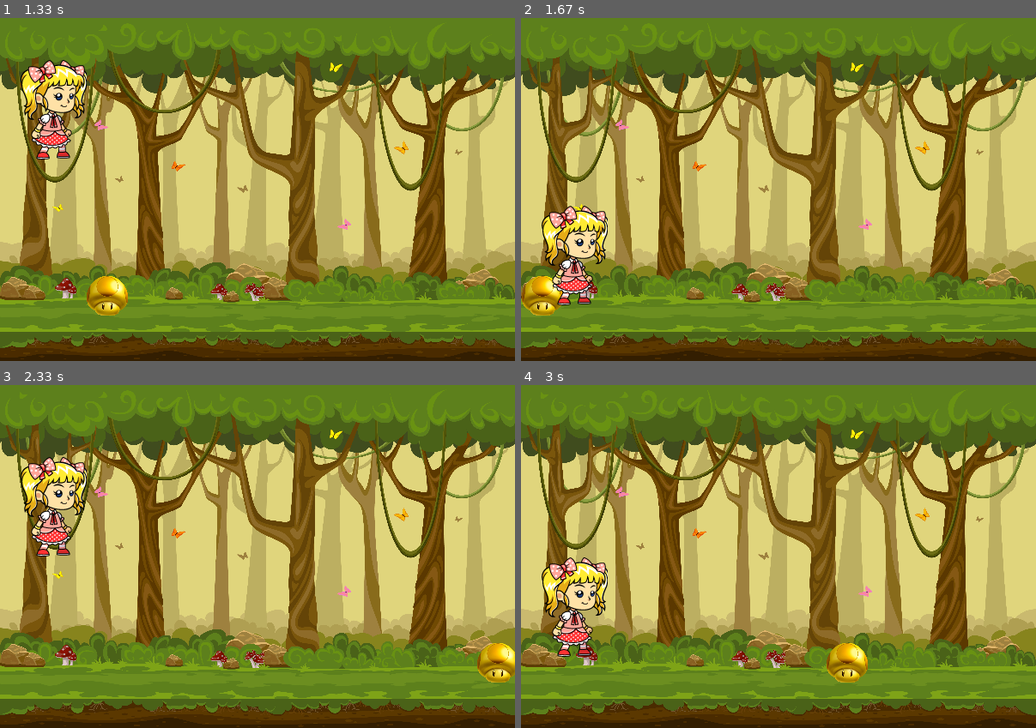
Above: before the commit, frames 1-4 (two rows, left to right).
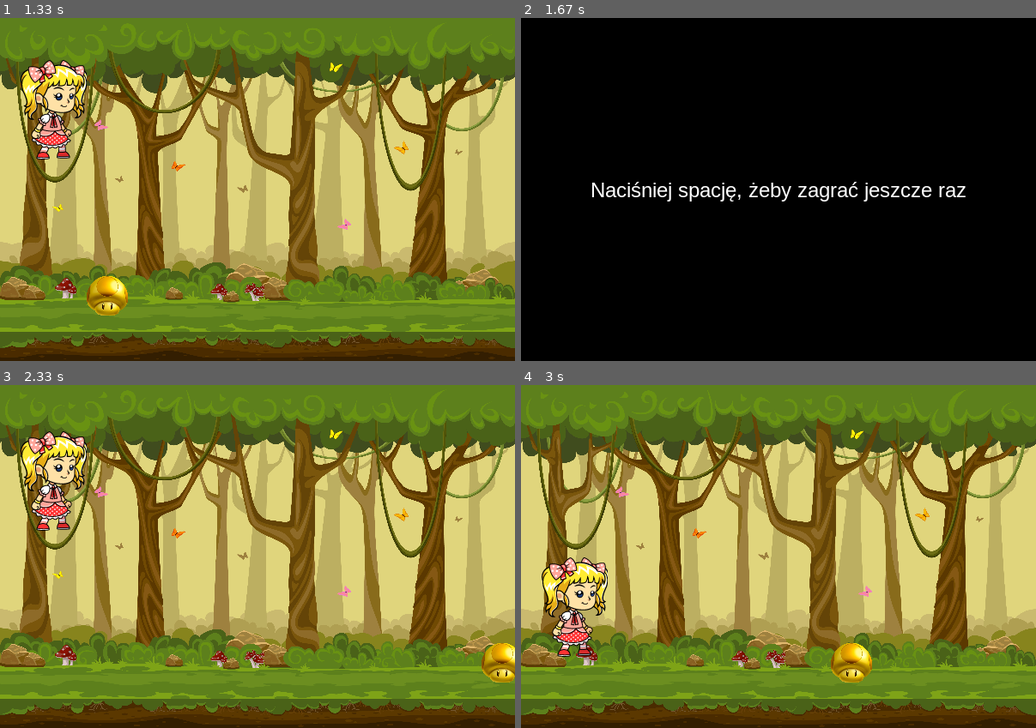
Above: after the commit, the same moments.

Repository: nkniat/wawa_pygame_3006
Game: pygame game, started from runner.py
Same seed, same stepped clock (60 frames per second), same inputs: the game is played once before the commit and once after it.
Inputs (mouse positions are in pixels of both pictures, inside the frame that each line leads up to):
- Up to frame 1 (1.33 s): tap Space at 0.33, 0.73, 1.03 s; move the mouse to (97, 138) at 0.7 s
- Up to frame 2 (1.67 s): move the mouse to (763, 131) at 1.53 s; tap Space at 1.57 s
- Up to frame 3 (2.33 s): tap Space at 1.87, 2.07 s; move the mouse to (391, 525) at 2.03 s
- Up to frame 4 (3 s): tap Space at 2.37, 2.97 s; move the mouse to (799, 542) at 2.93 s

Frame 1 is identical in both runs. In frame 2, 100% of the frame differs, in the area x 0-100%, y 0-100%; in frame 3, 3.9%; in frame 4, 0.6%.

Commit message:
game_active

Diff:
--- a/runner.py
+++ b/runner.py
@@ -6,62 +6,57 @@
 screen = pygame.display.set_mode((WIDTH, HEIGHT))
 pygame.display.set_caption("Nieskończony bieg")
 clock = pygame.time.Clock()
+game_active = True
 
 background_surface = pygame.image.load('images_PG/background.png').convert()
+
 mushroom_surface = pygame.image.load('images_PG/mashroom.png').convert_alpha()
 mushroom_rect = mushroom_surface.get_rect(topleft=(500, 300))
-# mushroom_pos_x = 500
 
 player_surface = pygame.image.load('images_PG/girl_stay.png')
 player_rect = player_surface.get_rect(midbottom=(60, 360))
 player_gravity = 0
+
+font = pygame.font.SysFont("Arial", 24)
+game_msg = font.render("Naciśniej spację, żeby zagrać jeszcze raz", 1, "White")
+game_msg_rect = game_msg.get_rect(center=(300, 200))
 
 while True:
     for event in pygame.event.get():
         if event.type == pygame.QUIT:
             pygame.quit()
             exit()
-        # if event.type == pygame.MOUSEMOTION:
-        #     if player_rect.collidepoint(event.pos):
-        #         print("Zderzenie")
-        # if event.type == pygame.MOUSEBUTTONDOWN:
-        #     print("Nacisnieto klawisz myszy")
-        if event.type == pygame.KEYDOWN:
-            if event.key == pygame.K_SPACE and player_rect.bottom == 360:
-                #print("Skok - spacja")
-                player_gravity = -20
+        if game_active:
+            if event.type == pygame.KEYDOWN:
+                if event.key == pygame.K_SPACE and player_rect.bottom == 360:
+                    player_gravity = -20
+        else:
+            if event.type == pygame.KEYDOWN and event.key == pygame.K_SPACE:
+                game_active = True
+                mushroom_rect.left = 700
 
-    screen.blit(background_surface, (0, 0))
+    if game_active:
+        screen.blit(background_surface, (0, 0))
 
-    step = 5
-    # mushroom_pos_x -= step
-    # if mushroom_pos_x < -100:
-    #     mushroom_pos_x = 700
-    mushroom_rect.x -= step
-    if mushroom_rect.right < 0:
-        mushroom_rect.left = 700
-    #screen.blit(mushroom_surface, (mushroom_pos_x, 300))
-    screen.blit(mushroom_surface, mushroom_rect)
+        step = 5
+        mushroom_rect.x -= step
+        if mushroom_rect.right < 0:
+            mushroom_rect.left = 700
+        screen.blit(mushroom_surface, mushroom_rect)
 
-    # if player_rect.colliderect(mushroom_rect):
-    #     print("Doszło do zderzenia")
+        player_gravity += 1
+        player_rect.y += player_gravity
+        if player_rect.bottom >= 360:
+            player_rect.bottom = 360
+        screen.blit(player_surface, player_rect)
 
-    # mouse_pos = pygame.mouse.get_pos()
-    # if player_rect.collidepoint(mouse_pos):
-    #     print("Zderzenie z myszą")
-    #     print(pygame.mouse.get_pressed())
+        if player_rect.colliderect(mushroom_rect):
+            game_active = False
 
-    player_gravity += 1
-    player_rect.y += player_gravity
-    if player_rect.bottom >= 360:
-        player_rect.bottom = 360
-    screen.blit(player_surface, player_rect)
+    else:
+        screen.fill("Black")
+        screen.blit(game_msg, game_msg_rect)
 
-
-    # skakanie
-    # keys = pygame.key.get_pressed()
-    # if keys[pygame.K_SPACE]:
-    #     print("Nacisnieto spacje")
 
     pygame.display.update()
     clock.tick(60)  # framerate (60fps)
--- /dev/null
+++ b/runner_cz1.py
@@ -0,0 +1,69 @@
+import pygame
+from sys import exit
+pygame.init()  # zainicjalizowanie silnika pygame
+
+WIDTH, HEIGHT = 600, 400
+screen = pygame.display.set_mode((WIDTH, HEIGHT))
+pygame.display.set_caption("Nieskończony bieg")
+clock = pygame.time.Clock()
+
+background_surface = pygame.image.load('images_PG/background.png').convert()
+mushroom_surface = pygame.image.load('images_PG/mashroom.png').convert_alpha()
+mushroom_rect = mushroom_surface.get_rect(topleft=(500, 300))
+# mushroom_pos_x = 500
+
+player_surface = pygame.image.load('images_PG/girl_stay.png')
+player_rect = player_surface.get_rect(midbottom=(60, 360))
+player_gravity = 0
+
+while True:
+    for event in pygame.event.get():
+        if event.type == pygame.QUIT:
+            pygame.quit()
+            exit()
+        # if event.type == pygame.MOUSEMOTION:
+        #     if player_rect.collidepoint(event.pos):
+        #         print("Zderzenie")
+        # if event.type == pygame.MOUSEBUTTONDOWN:
+        #     print("Nacisnieto klawisz myszy")
+        if event.type == pygame.KEYDOWN:
+            if event.key == pygame.K_SPACE and player_rect.bottom == 360:
+                #print("Skok - spacja")
+                player_gravity = -20
+
+    screen.blit(background_surface, (0, 0))
+
+    step = 5
+    # mushroom_pos_x -= step
+    # if mushroom_pos_x < -100:
+    #     mushroom_pos_x = 700
+    mushroom_rect.x -= step
+    if mushroom_rect.right < 0:
+        mushroom_rect.left = 700
+    #screen.blit(mushroom_surface, (mushroom_pos_x, 300))
+    screen.blit(mushroom_surface, mushroom_rect)
+
+
+    # mouse_pos = pygame.mouse.get_pos()
+    # if player_rect.collidepoint(mouse_pos):
+    #     print("Zderzenie z myszą")
+    #     print(pygame.mouse.get_pressed())
+
+    player_gravity += 1
+    player_rect.y += player_gravity
+    if player_rect.bottom >= 360:
+        player_rect.bottom = 360
+    screen.blit(player_surface, player_rect)
+
+    if player_rect.colliderect(mushroom_rect):
+        # print("Doszło do zderzenia")
+        pygame.quit()
+        exit()
+
+    # skakanie
+    # keys = pygame.key.get_pressed()
+    # if keys[pygame.K_SPACE]:
+    #     print("Nacisnieto spacje")
+
+    pygame.display.update()
+    clock.tick(60)  # framerate (60fps)
